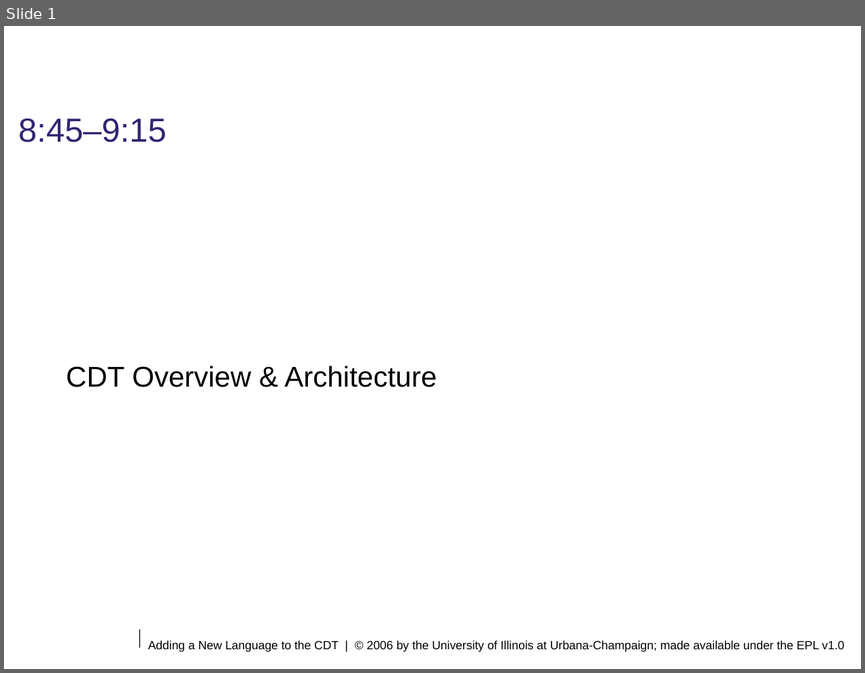
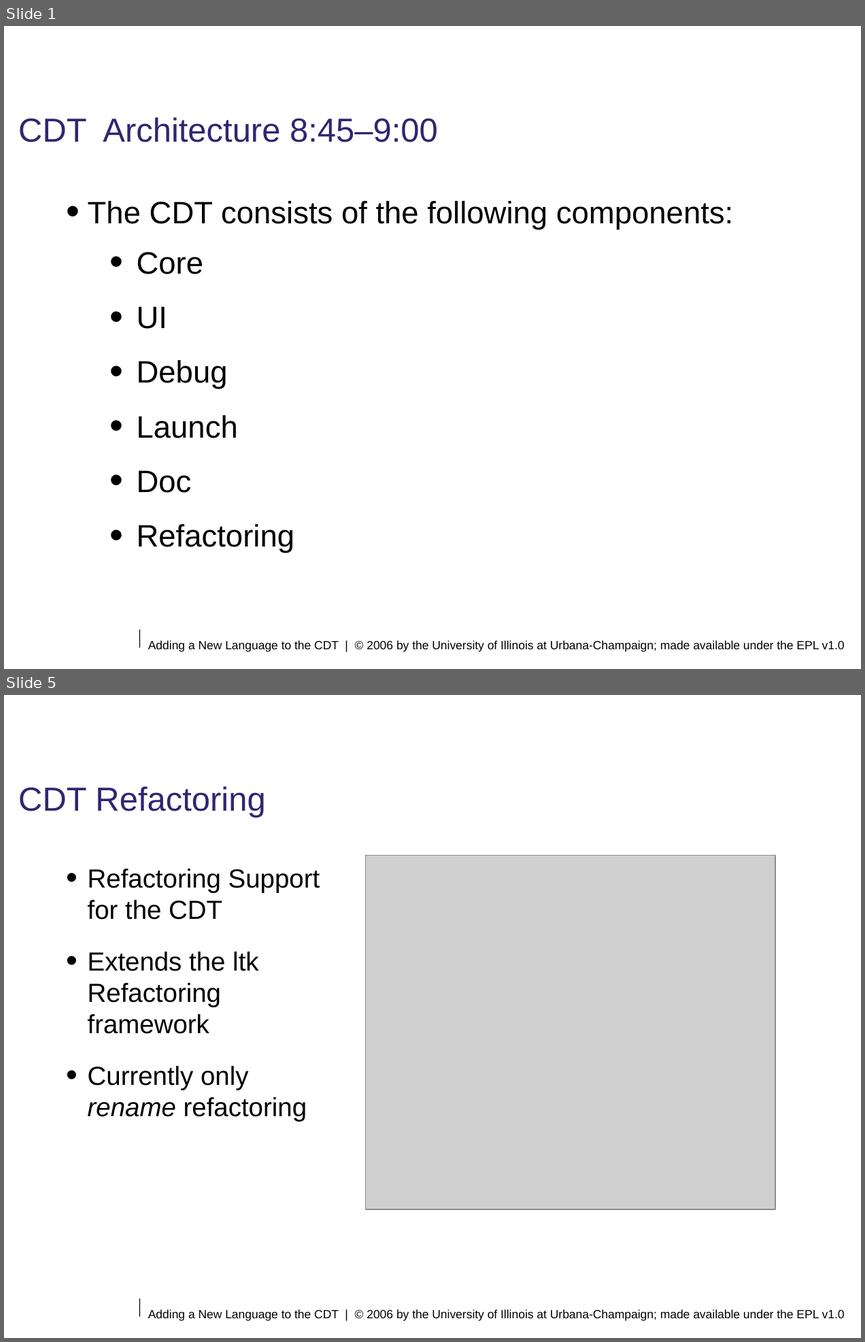
Before and after one commit to eclipse-ptp/ptp.photran, a slide deck: org.eclipse.photran-dev-docs/eclipsecon-2006/cdt-overview-architecture.odp. Shown one above the other, each under a label of ours: slide 1 before the commit, slides 1 and 5 after it; the slides between them are not shown. The pictures are 865x673 and 865x1342 pixels, drawn with LibreOffice and Linux fonts; fonts in the diff are those of the drawing; grey boxes stand for pictures; background and template pictures are left out. Boxes give left, top, right and bottom in pixels: in the first picture for what was removed or moved away, otherwise in the second. Text is boxed around its words. In the diff, an @@ line names an element or a change of style, - is before the commit and + after.

```diff
--- a/org.eclipse.photran-dev-docs/eclipsecon-2006/cdt-overview-architecture.odp
+++ b/org.eclipse.photran-dev-docs/eclipsecon-2006/cdt-overview-architecture.odp
@@ slide 5 added at [4, 695, 861, 1338], background #FFFFFF; not listed: 2 template elements that a slide beside it also shows @@
@@ title added at [18, 786, 265, 817], 28 pt, text #2F2672 @@
+CDT Refactoring
@@ picture added at [366, 855, 775, 1209] @@
@@ text added at [88, 868, 320, 1121], 22 pt, text #000000 @@
+• Refactoring Support for the CDT
+• Extends the ltk Refactoring framework
+• Currently only rename refactoring
@@ slide 1 changed as well @@
@@ title at [18, 117, 438, 142]: text changed @@
-8:45–9:15
+CDT Architecture 8:45–9:00
@@ text "The CDT consists of the ..." at [88, 201, 733, 552]: vertical alignment middle to top @@
@@ text at [88, 201, 733, 552]: text changed; size 24 to 26 pt @@
-CDT Overview & Architecture
+• The CDT consists of the following components:
+  • Core
+  • UI
+  • Debug
+  • Launch
+  • Doc
+  • Refactoring
```
Also in this commit, not shown: 4 other slides added, 1 other file.
